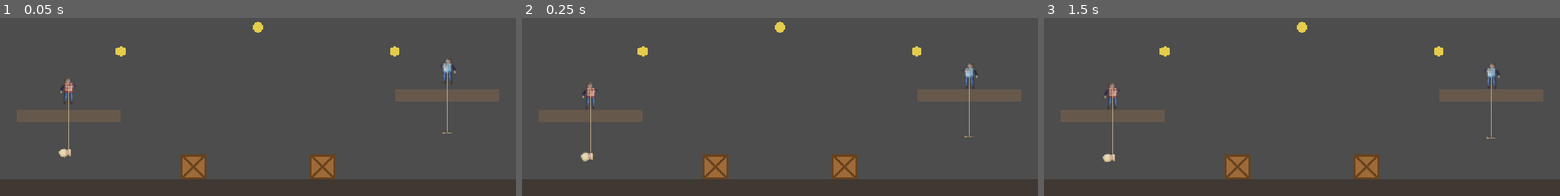
Above: before the commit, frames 1-3 (left to right).
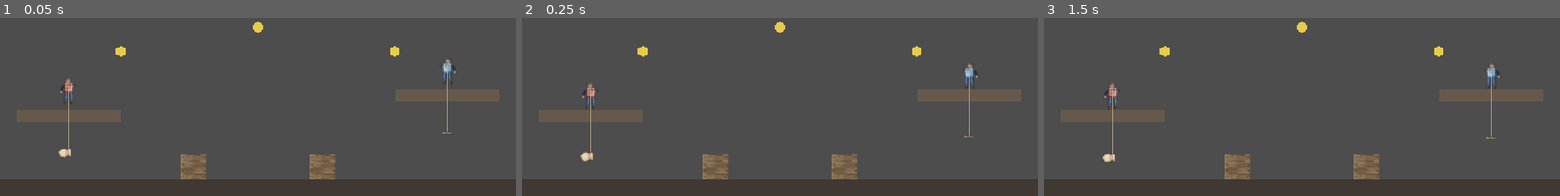
Above: after the commit, the same moments.

Repository: vittocher/emboque-de-a-dos
Game: Godot game, scene res://scenes/test_physics.tscn
Same seed, same stepped clock (60 frames per second), same inputs: the game is played once before the commit and once after it. This scene is started directly instead of the project's main scene.
Inputs:
- Up to frame 1 (0.05 s): no input
- Up to frame 2 (0.25 s): no input
- Up to frame 3 (1.5 s): tap Enter at 1.25 s

The runs differ from the first frame. In frame 1, 1.4% of the frame differs, in the area x 35-65%, y 76-91%; in frame 2, 1.4%; in frame 3, 1.4%.

Commit message:
feat: add caja asset and update push_box scene to include new texture

Diff:
--- a/scenes/push_box.tscn
+++ b/scenes/push_box.tscn
@@ -1,6 +1,7 @@
 [gd_scene format=3]
 
 [ext_resource type="Script" path="res://scripts/push_box.gd" id="1_box"]
+[ext_resource type="Texture2D" path="res://assets/props/caja/caja.png" id="2_tex"]
 
 [sub_resource type="RectangleShape2D" id="Shape_box"]
 size = Vector2(64, 64)
@@ -17,16 +18,24 @@
 shape = SubResource("Shape_box")
 
 [node name="Visual" type="Polygon2D" parent="."]
+visible = false
 color = Color(0.62, 0.42, 0.22, 1)
 polygon = PackedVector2Array(-32, -32, 32, -32, 32, 32, -32, 32)
 
 [node name="Outline" type="Line2D" parent="."]
+visible = false
 points = PackedVector2Array(-29, -29, 29, -29, 29, 29, -29, 29)
 closed = true
 width = 6.0
 default_color = Color(0.4, 0.26, 0.12, 1)
 
 [node name="Cross" type="Line2D" parent="."]
+visible = false
 points = PackedVector2Array(-29, -29, 29, 29, 0, 0, 29, -29, -29, 29)
 width = 5.0
 default_color = Color(0.4, 0.26, 0.12, 1)
+
+[node name="Sprite" type="Sprite2D" parent="."]
+texture_filter = 4
+scale = Vector2(0.2, 0.2)
+texture = ExtResource("2_tex")
Binary file added: assets/props/caja/caja.png
Not shown, added: assets/props/caja/caja.png.import
Not shown, changed: CLAUDE.md
